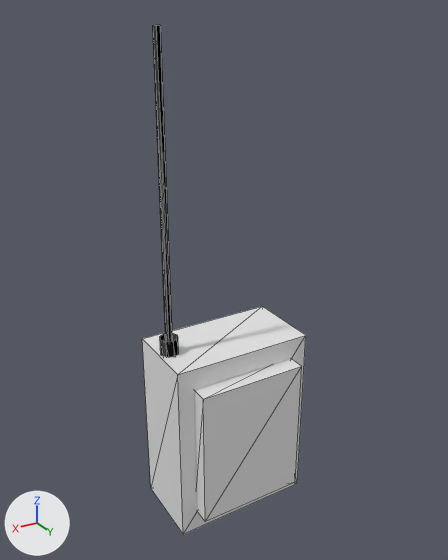
What one commit did to the OBJ model client/Assets/Art/Characters/Operators/TRACE/Meshes/TRACE_Backpack_ReconComms.obj.
Before and after are seen from a 50 mm lens placed at (0.509, 0.987, 0.745), pointed at (0.002, 0.142, 0.323). Every picture has the same lights, and +X, +Y and +Z are marked at lower left. The picture after the commit comes second. Mesh edges are drawn as thin lines. Where no turn or scale is listed for an object, it has been applied to the vertices.

Names of what the first picture shows: 'TRACE_Backpack_ReconComms'.
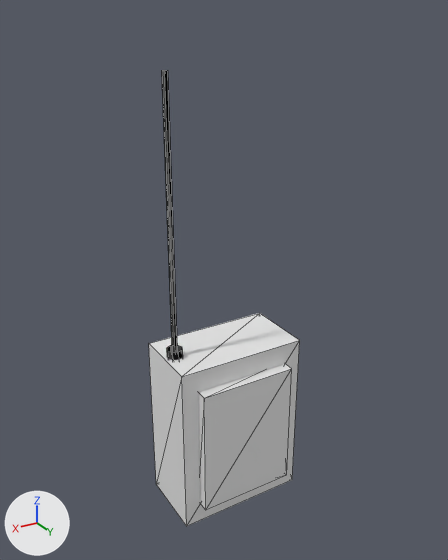
What differs and where, as boxes (x1, y1, x2, y2) in the pictures (448 x 560 px; the box of a moved part takes in the faces that stretch with it):
'TRACE_Backpack_ReconComms', reshaped (8% narrower, 10% shorter): before (142, 25, 306, 534); after (149, 70, 300, 526)
part 1 of me_trace_backpack_reconcomms, moved or reshaped: before (142, 306, 306, 534); after (149, 313, 300, 526)
part 2 of me_trace_backpack_reconcomms, moved or reshaped: before (195, 359, 302, 522); after (198, 364, 292, 510)
part 3 of me_trace_backpack_reconcomms, moved or reshaped: before (160, 333, 178, 357); after (167, 345, 183, 360)
part 4 of me_trace_backpack_reconcomms, moved or reshaped: before (153, 25, 172, 342); after (162, 70, 177, 352)

Patch to the scene script:
```diff
--- a/client/Assets/Art/Characters/Operators/TRACE/Meshes/TRACE_Backpack_ReconComms.obj.py
+++ b/client/Assets/Art/Characters/Operators/TRACE/Meshes/TRACE_Backpack_ReconComms.obj.py
@@ me_trace_backpack_reconcomms @@
 # used by ob_trace_backpack_reconcomms; location = (0.0, 0.0, 0.0)
-me_trace_backpack_reconcomms.from_pydata(...)  # 44 vertices, 52 faces; spans x -0.13..0.13, y 0.07..0.24, z -0.13..0.73
+me_trace_backpack_reconcomms.from_pydata(...)  # 44 vertices, 52 faces; spans x -0.12..0.12, y 0.075..0.225, z -0.12..0.67
+# me_trace_backpack_reconcomms part 1: the loose piece of 8 vertices spanning x -0.13..0.13, y 0.07..0.21, z -0.13..0.21 is scaled about its middle by (0.923, 0.929, 0.941)
+# me_trace_backpack_reconcomms part 2: the loose piece of 8 vertices spanning x -0.1..0.1, y 0.2..0.24, z -0.09..0.17 is scaled about its middle by (0.9, 0.75, 0.923), then moved by (0.0, -0.01, 0.0)
+# me_trace_backpack_reconcomms part 3: the loose piece of 16 vertices spanning x 0.094..0.126, y 0.124..0.156, z 0.16..0.24 is scaled about its middle by 0.876, then moved by (-0.01, 0.0, -0.02)
+# me_trace_backpack_reconcomms part 4: the loose piece of 12 vertices spanning x 0.104..0.116, y 0.135..0.145, z 0.23..0.73 is scaled about its middle by (0.833, 0.827, 0.92), then moved by (-0.01, 0.0, -0.04)
```
